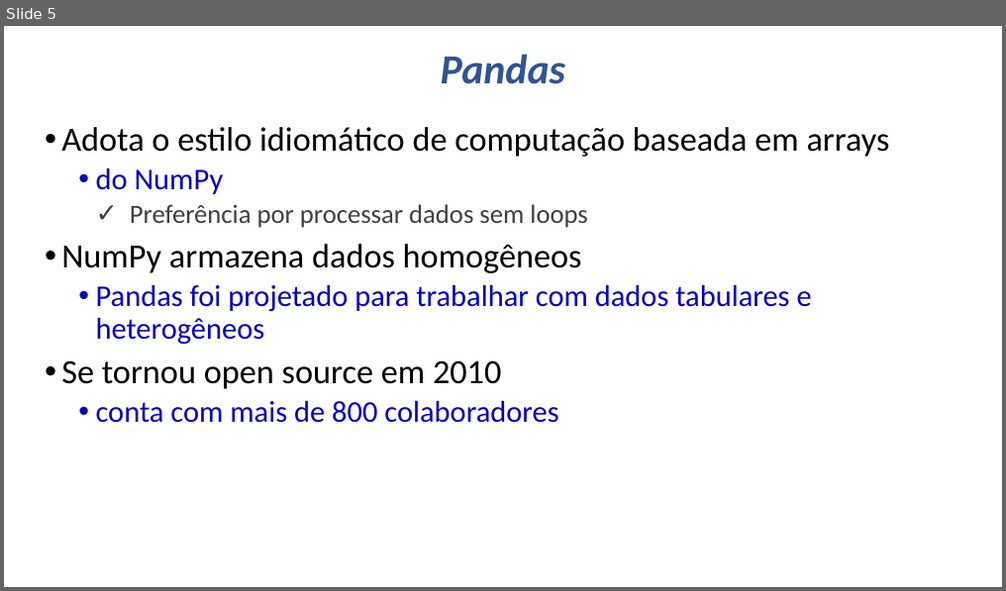
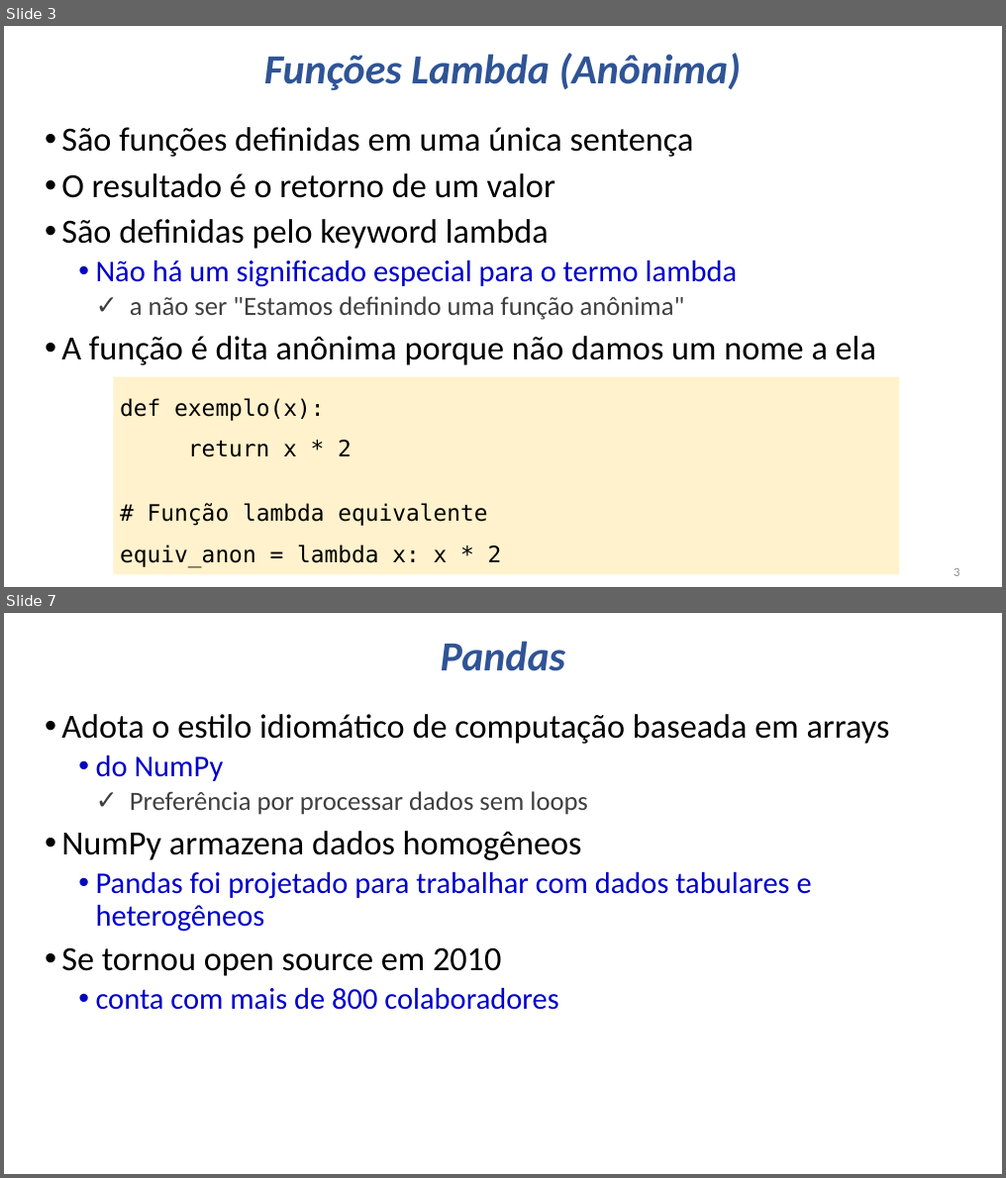
Before and after one commit to fabriciosantana/mcdia-python, a slide deck: Aulas/Aula5/Aula05_Pandas.pptx. Shown one above the other, each under a label of ours: slide 5 before the commit, slides 3 and 7 after it; the slides between them are not shown. The pictures are 1006x591 and 1006x1178 pixels, drawn with LibreOffice and Linux fonts; fonts in the diff are those of the drawing. Boxes give left, top, right and bottom in pixels: in the first picture for what was removed or moved away, otherwise in the second. Text is boxed around its words. In the diff, an @@ line names an element or a change of style, - is before the commit and + after.

```diff
--- a/Aulas/Aula5/Aula05_Pandas.pptx
+++ b/Aulas/Aula5/Aula05_Pandas.pptx
@@ slide 3 added at bbox=[4, 26, 1002, 587], background #FFFFFF @@
@@ title added at bbox=[264, 53, 742, 90], 44 pt, text #2F5496, bold, italic @@
+Funções Lambda (Anônima)
@@ text added at bbox=[61, 127, 876, 366], 36 pt, text #000000 @@
+• São funções definidas em uma única sentença
+• O resultado é o retorno de um valor
+• São definidas pelo keyword lambda
+  • Não há um significado especial para o termo lambda
+    ✓ a não ser "Estamos definindo uma função anônima"
+• A função é dita anônima porque não damos um nome a ela
@@ rectangle added at bbox=[113, 377, 899, 575], fill #FFF2CC, 24 pt, text #000000 @@
+def exemplo(x):
+return x * 2
+# Função lambda equivalente
+equiv_anon = lambda x: x * 2
@@ page number added at bbox=[953, 569, 959, 576], 13.3 pt, text #8B8B8B @@
+3
@@ what was slide 5 is now slide 7 @@
```
Also in this commit, not shown: 1 slide changed, 2 other slides added, 1 slide removed, 2 other files.
